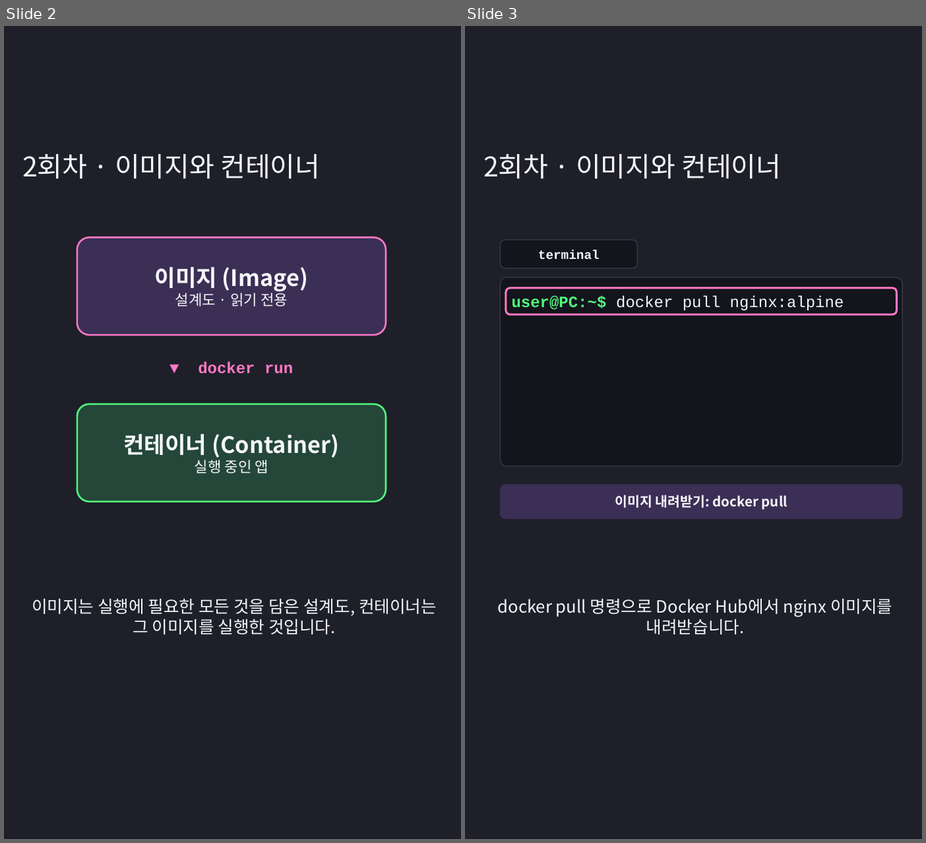
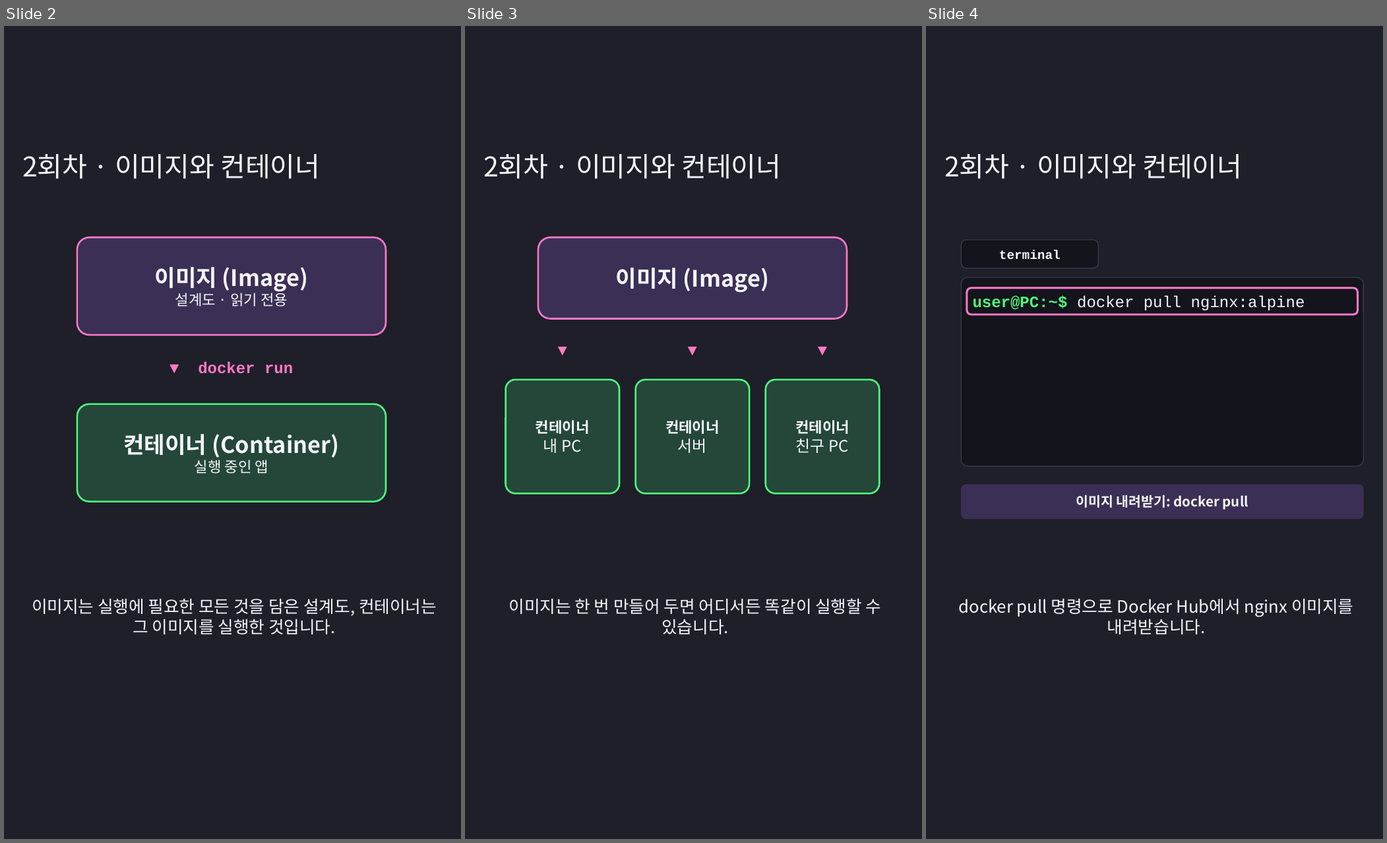
Before and after one commit to aikang87/edushorts, a slide deck: ep02-image-container/ep02.pptx. Shown side by side, each under a label of ours: slides 2 and 3 before the commit, slides 2, 3 and 4 after it. The pictures are 926x843 and 1387x843 pixels, drawn with LibreOffice and Linux fonts; fonts in the diff are those of the drawing. Boxes give left, top, right and bottom in pixels: in the first picture for what was removed or moved away, otherwise in the second. Text is boxed around its words. In the diff, an @@ line names an element or a change of style, - is before the commit and + after.

```diff
--- a/ep02-image-container/ep02.pptx
+++ b/ep02-image-container/ep02.pptx
@@ slide 3 added at [465,26,922,839], background #1E1F29 @@
@@ text added at [483,154,781,179], 24 pt, text #F5F6FA @@
+2회차 · 이미지와 컨테이너
@@ rounded rectangle added at [538,238,848,319], fill #3B2F55, outline #FF79C6 1.5 pt @@
@@ text added at [616,268,769,293], 20 pt, text #F5F6FA, bold @@
+이미지 (Image)
@@ text added at [506,331,619,368], 14 pt, text #FF79C6, bold @@
+▼
@@ text added at [636,331,750,368], 14 pt, text #FF79C6, bold @@
+▼
@@ text added at [766,331,880,368], 14 pt, text #FF79C6, bold @@
+▼
@@ rounded rectangle added at [506,380,619,494], fill #24473A, outline #50FA7B 1.5 pt @@
@@ rounded rectangle added at [636,380,750,494], fill #24473A, outline #50FA7B 1.5 pt @@
@@ rounded rectangle added at [766,380,880,494], fill #24473A, outline #50FA7B 1.5 pt @@
@@ text added at [536,420,590,453], 13 pt, text #F5F6FA, bold @@
+컨테이너
+내 PC
@@ text added at [666,420,720,453], 13 pt, text #F5F6FA, bold @@
+컨테이너
+서버
@@ text added at [796,420,850,453], 13 pt, text #F5F6FA, bold @@
+컨테이너
+친구 PC
@@ text added at [509,598,882,635], 15 pt, text #F5F6FA @@
+이미지는 한 번 만들어 두면 어디서든 똑같이 실행할 수 있습니다.
@@ what was slide 3 is now slide 4 @@
```
Also in this commit, not shown: 1 other slide added, 14 other files.
